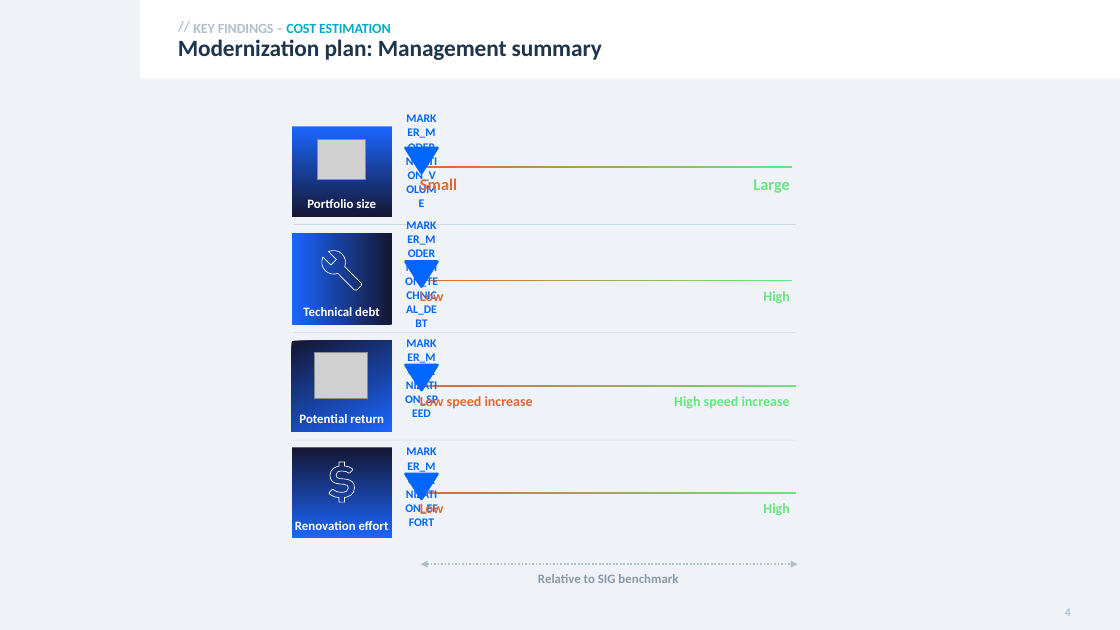
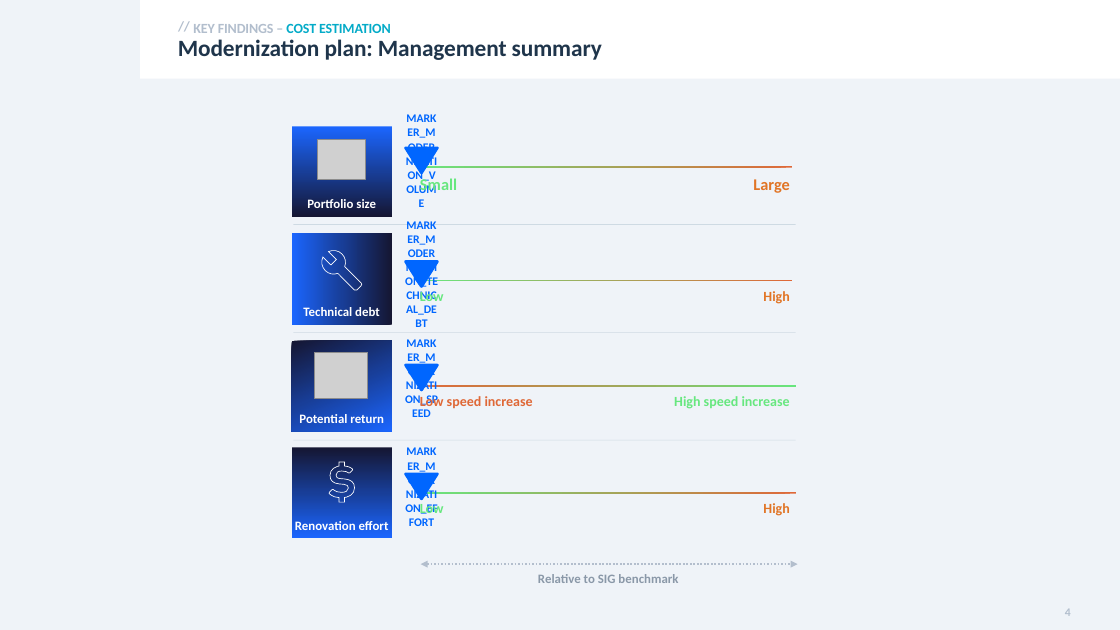
Before and after one commit to mardibiase/sigrid-integrations, a slide deck: slide 4 of report-generator/src/report_generator/presets/templates/modernization.pptx. Drawn at 1120x630 pixels with LibreOffice and Linux fonts; fonts in the diff are those of the drawing; grey boxes stand for pictures. Boxes give left, top, right and bottom in pixels: in the first picture for what was removed or moved away, otherwise in the second. Text is boxed around its words. In the diff, an @@ line names an element or a change of style, - is before the commit and + after.

Commit message:
Swap colors.

```diff
--- a/report-generator/src/report_generator/presets/templates/modernization.pptx
+++ b/report-generator/src/report_generator/presets/templates/modernization.pptx
@@ text colour #DF6837 to #67E77F in 3 elements at bbox=[420, 291, 444, 301], bbox=[420, 504, 444, 514], bbox=[420, 177, 457, 193] @@
@@ outline redrawn in 3 elements at bbox=[421, 492, 797, 494], bbox=[418, 280, 793, 281], bbox=[418, 166, 793, 168] @@
@@ text colour #67E77F to #E17526 in 3 elements at bbox=[763, 291, 789, 304], bbox=[763, 503, 789, 516], bbox=[753, 179, 789, 193] @@
```
